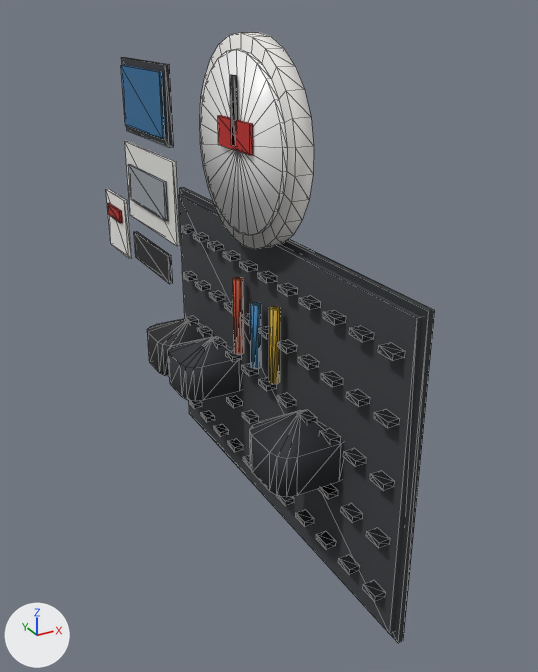
Two versions of the glTF model scratchpad/g8/glb/garage_pegboard.glb, one commit apart.
The view is the same before and after, from a camera (50 mm lens) standing at (5.27, -6.42, 2.46) and looking at (6.3, -4.54, 1.52). Arrows for +X, +Y and +Z are at lower left; the lights stay in place. The picture after the commit comes second. Mesh edges are drawn as thin lines. Vertices at exactly the same position are counted once.

Names of what the first picture shows: 'root'.
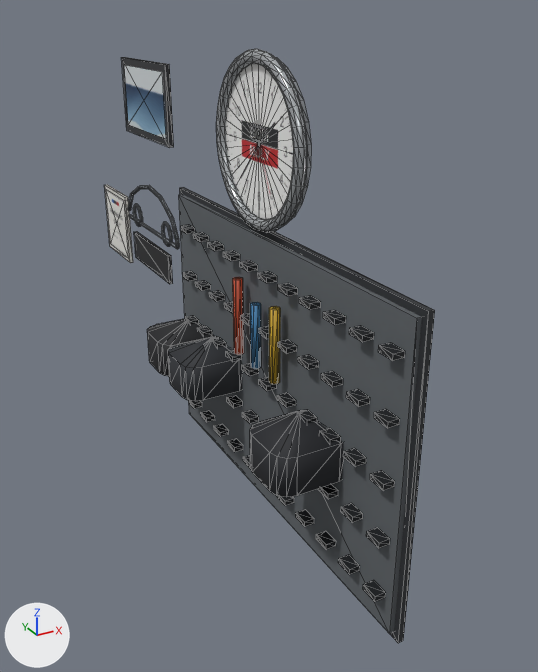
Boxes [x1, y1, x2, y2] around the edits, measured in the pictures (538 x 672 px):
'root', recoloured, surface changed, reshaped: before [106, 32, 435, 643]; after [105, 49, 435, 643]
part 1 of me_mesh_0, added: after [216, 49, 307, 233]
part 2 of me_mesh_0, added: after [274, 56, 311, 222]
part 3 of me_mesh_0, added: after [105, 185, 133, 263]
part 4 of me_mesh_0, added: after [133, 204, 143, 226]
part 5 of me_mesh_0, added: after [161, 221, 173, 246]
part 6 of me_mesh_0, deleted: before [230, 75, 237, 146]
part 7 of me_mesh_0, deleted (red): before [218, 115, 253, 155]
part 8 of me_mesh_0, deleted: before [107, 203, 122, 223]
part 9 of me_mesh_0, cut back: before [200, 32, 314, 249]; after [226, 63, 293, 220]
part 10 of me_mesh_0, cut back: before [106, 65, 180, 258]; after [106, 185, 179, 258]

The change, as a list of edits to the scene's bpy script:
```text
Change mat_gchar:
    mat_gchar.base_color: (0.0423, 0.0467, 0.0529) -> (0.112, 0.125, 0.136)  # dark grey #3a3d41 -> dark grey #5e6367
Change mat_gclkd:
    where n0 = _N.new('ShaderNodeBsdfPrincipled'); n0.name = 'Principled BSDF'
    remove n0.inputs[0].default_value = (0.982, 0.982, 0.973, 1.0)  # 'Base Color', white #fdfdfc
    n0.inputs[2].default_value: 0.35 -> 0.3  # 'Roughness'
    add n2 = _N.new('ShaderNodeMix'); n2.name = 'Mix'
    add n2.data_type = 'RGBA'
    add n2.blend_type = 'MULTIPLY'
    add n2.inputs[0].default_value = 1.0  # 'Factor'
    add n2.inputs[7].default_value = (0.93, 0.93, 0.922, 1.0)  # 'B', white #f7f7f6
    add n3 = _N.new('ShaderNodeTexImage'); n3.name = 'Image Texture'
    add n3.image = img_image_0
    add _L.new(n2.outputs[2], n0.inputs[0])  # 'Result' to 'Base Color'
    add _L.new(n3.outputs[0], n2.inputs[6])  # 'Color' to 'A'
Change mat_gline:
    mat_gline.base_color: (0.799, 0.791, 0.761) -> (0.275, 0.301, 0.328)  # white #e7e6e2 -> grey #8f959b
Change mat_gwave:
    where n0 = _N.new('ShaderNodeBsdfPrincipled'); n0.name = 'Principled BSDF'
    remove n0.inputs[0].default_value = (0.0284, 0.159, 0.342, 1.0)  # 'Base Color', blue #2f6f9e
    add n2 = _N.new('ShaderNodeMix'); n2.name = 'Mix'
    add n2.data_type = 'RGBA'
    add n2.blend_type = 'MULTIPLY'
    add n2.inputs[0].default_value = 1.0  # 'Factor'
    add n2.inputs[7].default_value = (0.791, 0.815, 0.823, 1.0)  # 'B', white #e6e9ea
    add n3 = _N.new('ShaderNodeTexImage'); n3.name = 'Image Texture'
    add n3.image = img_image_2
    add _L.new(n2.outputs[2], n0.inputs[0])  # 'Result' to 'Base Color'
    add _L.new(n3.outputs[0], n2.inputs[6])  # 'Color' to 'A'
Add mat_gpark:
    mat_gpark = bpy.data.materials.new('gpark')
    # colours: white #f2f1ee
    # uses the picture img_image_1
Change me_mesh_0:
    remove me_mesh_0.from_pydata(...)  # 789 vertices, 1286 faces; spans x 6.0..6.22, y -5.38..-3.28, z 1.06..2.41
    add me_mesh_0.from_pydata(...)  # 1216 vertices, 2160 faces; spans x 6.0..6.22, y -5.38..-3.26, z 1.06..2.37
    me_mesh_0 part 1: a new loose piece, a torus around x (ring radius 0.209, tube radius 0.017) spanning x 6.16..6.194, y -4.933..-4.485, z 1.923..2.374, in mat_gclkb (grey #b7bbbe)
    me_mesh_0 part 2: a new loose piece, a 26-sided cylinder along x spanning x 6.19..6.204, y -4.921..-4.497, z 1.935..2.362, in mat_gclkbk (grey #8f9397)
    me_mesh_0 part 3: a new loose piece, a box spanning x 6.197..6.209, y -3.536..-3.261, z 1.494..1.768, in mat_gsignf (light grey #dcdad4)
    me_mesh_0 part 4: a new loose piece of 84 vertices spanning x 6.19..6.21, y -3.71..-3.62, z 1.68..1.77, in mat_gline (grey #8f959b)
    me_mesh_0 part 5: a new loose piece of 84 vertices spanning x 6.19..6.21, y -4.01..-3.92, z 1.68..1.77, in mat_gline (grey #8f959b)
    me_mesh_0 part 6: the loose piece of 12 vertices spanning x 6.11, y -4.72..-4.7, z 2.15..2.32 is deleted
    me_mesh_0 part 7: the loose piece of 8 vertices spanning x 6.11..6.12, y -4.8..-4.62, z 2.14..2.21 is deleted
    me_mesh_0 part 8: the loose piece of 8 vertices spanning x 6.18..6.19, y -3.48..-3.32, z 1.65..1.7 is deleted
    me_mesh_0 part 9
    106 vertices are removed from x 6.12..6.18, y -4.97..-4.45, z 1.89..2.41
    208 faces are deleted
    32 vertices are added at x 6.18, y -4.91..-4.51, z 1.95..2.35
    32 new faces join them, mat_gclkd
    me_mesh_0 part 10
    23 vertices are removed from x 6.18..6.21, y -4.07..-3.28, z 1.51..2.28
    46 faces are deleted
    82 vertices are added at x 6.19..6.21, y -4.07..-3.56, z 1.69..1.87
    2 new faces join them, mat_gpark
    160 new faces join them, mat_gline (grey #8f959b)
    remove me_mesh_0.materials.append(mat_gclkf)  # white #f0eeea
    remove me_mesh_0.materials.append(mat_gclkr)  # red #c0231f
    remove me_mesh_0.materials.append(mat_gsign)  # white #f2f1ee
    remove me_mesh_0.materials.append(mat_gsignk)  # red #b3241d
    remove me_mesh_0.materials.append(mat_glinek)  # grey #9aa0a6
    add me_mesh_0.materials.append(mat_gclkb)  # grey #b7bbbe
    add me_mesh_0.materials.append(mat_gclkbk)  # grey #8f9397
    add me_mesh_0.materials.append(mat_gsignf)  # light grey #dcdad4
    add me_mesh_0.materials.append(mat_gpark)
```
